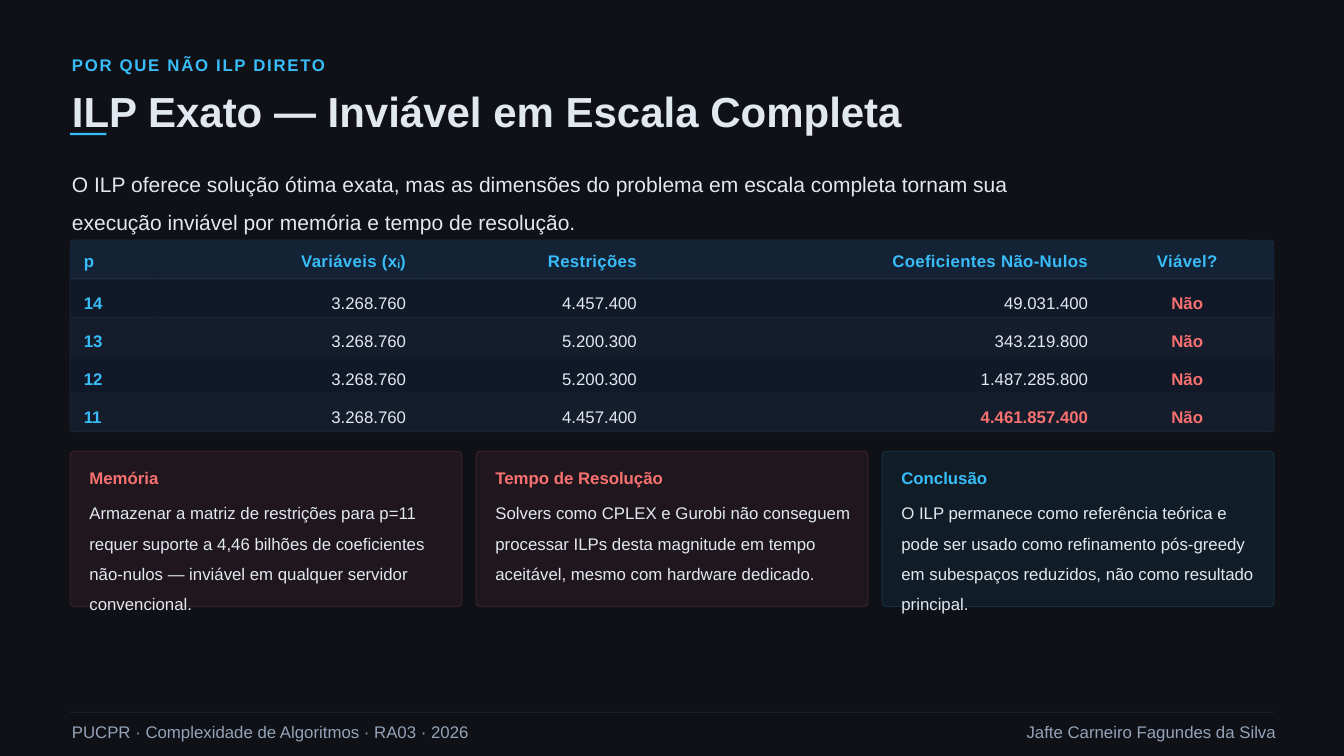
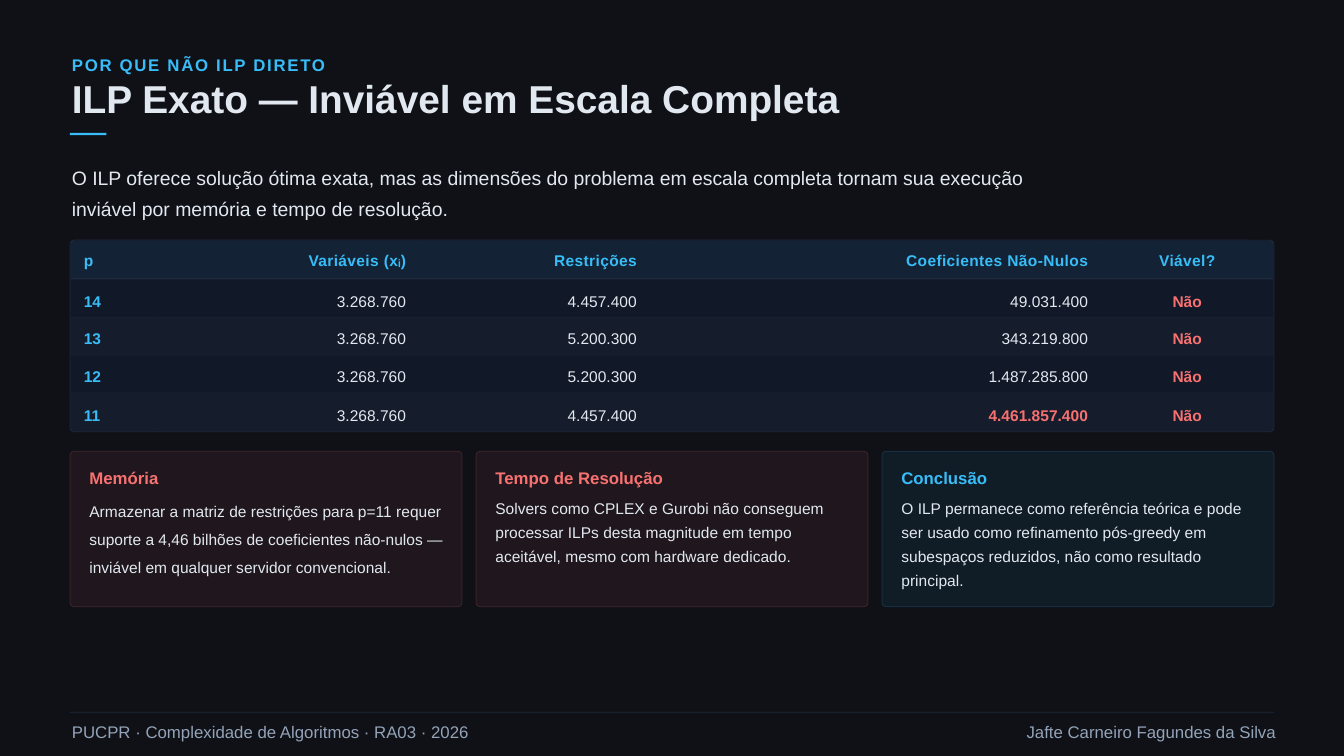
Before and after one commit to cyberfika/SCP_RA03, a slide deck: slide 3 of docs/RA03_Complexidade.pptx. Drawn at 1344x756 pixels with LibreOffice and Linux fonts; fonts in the diff are those of the drawing. Boxes give left, top, right and bottom in pixels: in the first picture for what was removed or moved away, otherwise in the second. Text is boxed around its words. In the diff, an @@ line names an element or a change of style, - is before the commit and + after.

```diff
--- a/docs/RA03_Complexidade.pptx
+++ b/docs/RA03_Complexidade.pptx
@@ text "ILP Exato — Inviável em ..." at (72,84,839,121): size 45 to 41.6 pt; line spacing 1.1 to 0.9 @@
@@ text "O ILP oferece solução ótima ..." at (72,170,1023,220): size 22.5 to 20.8 pt; line spacing 1.5 to 1.3 @@
@@ size 18 to 16.6 pt; line spacing 1.3 to 1.1 in 10 elements at (84,333,101,344), (337,333,406,344), (568,333,637,344), (1002,333,1088,344), (1173,333,1202,344), (84,371,101,382), (337,371,406,382), (568,371,637,382), (989,371,1088,382), (1173,371,1202,382) @@
@@ size 18 to 16.6 pt; line spacing 1.3 to 1.2 in 10 elements at (84,296,101,307), (337,296,406,307), (568,296,637,307), (1010,296,1088,307), (1173,296,1202,307), (84,410,100,421), (337,410,406,421), (568,410,637,421), (989,410,1088,421), (1173,410,1202,421) @@
@@ size 18 to 16.6 pt in 5 elements at (309,254,406,269), (554,254,637,269), (906,254,1087,266), (1159,254,1215,266), (89,505,441,577) @@
@@ text "Solvers como CPLEX e Gurobi ..." at (495,502,823,564): size 18 to 16.6 pt; line spacing 1.5 to 1.3 @@
@@ text "O ILP permanece como referência ..." at (901,502,1242,589): size 18 to 16.6 pt; line spacing 1.5 to 1.3 @@
```
Also in this commit, not shown: 12 other slides changed, 18 other files.
